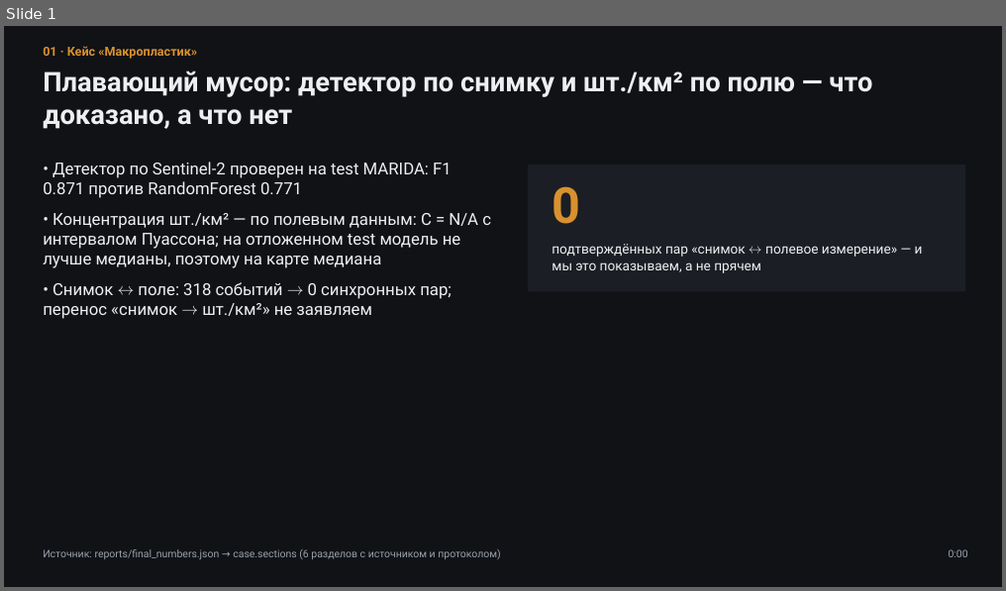
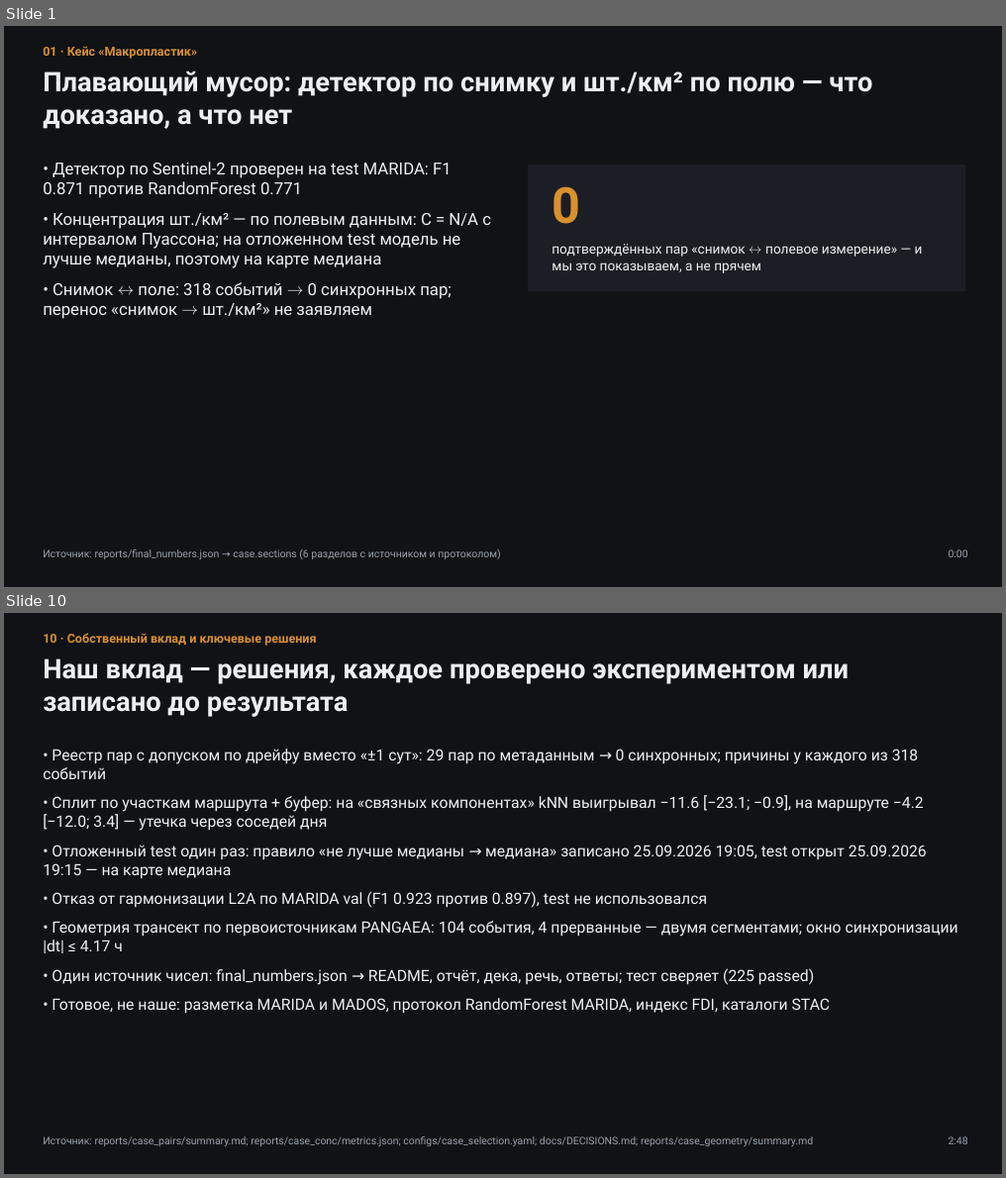
Before and after one commit to azama2t/final-cosmohack, a slide deck: reports/case_deck.pptx. Shown one above the other, each under a label of ours: slide 1 before the commit, slides 1 and 10 after it; the slides between them are not shown. The pictures are 1006x591 and 1006x1178 pixels, drawn with LibreOffice and Linux fonts; fonts in the diff are those of the drawing. Boxes give left, top, right and bottom in pixels: in the first picture for what was removed or moved away, otherwise in the second. Text is boxed around its words. In the diff, an @@ line names an element or a change of style, - is before the commit and + after.

Commit message:
docs(case): дека/речь/QA/демо по текущему режиму детектора (гармонизация выключена), слайд «собственный вклад и ключевые решения», раскрыта разметка ИИ-агентом; тест против чисел прежнего режима вне контекста; API: неизвестные параметры → 400, limit/offset, пустой query_id → 400; README: пример для PowerShell

```diff
--- a/reports/case_deck.pptx
+++ b/reports/case_deck.pptx
@@ slide 10 added at bbox=[4, 613, 1002, 1174], background #101216 @@
@@ text added at bbox=[43, 633, 316, 646], 12 pt, text #D9912E, bold @@
+10 · Собственный вклад и ключевые решения
@@ text added at bbox=[43, 659, 848, 717], 26 pt, text #EEEFF1, bold @@
+Наш вклад — решения, каждое проверено экспериментом или записано до результата
@@ text added at bbox=[43, 749, 958, 1014], 15 pt, text #EEEFF1 @@
+• Реестр пар с допуском по дрейфу вместо «±1 сут»: 29 пар по метаданным → 0 синхронных; причины у каждого из 318 событий
+• Сплит по участкам маршрута + буфер: на «связных компонентах» kNN выигрывал −11.6 [−23.1; −0.9], на маршруте −4.2 [−12.0; 3.4] — утечка через соседей дня
+• Отложенный test один раз: правило «не лучше медианы → медиана» записано 25.09.2026 19:05, test открыт 25.09.2026 19:15 — на карте медиана
+• Отказ от гармонизации L2A по MARIDA val (F1 0.923 против 0.897), test не использовался
+• Геометрия трансект по первоисточникам PANGAEA: 104 события, 4 прерванные — двумя сегментами; окно синхронизации |dt| ≤ 4.17 ч
+• Один источник чисел: final_numbers.json → README, отчёт, дека, речь, ответы; тест сверяет (225 passed)
+• Готовое, не наше: разметка MARIDA и MADOS, протокол RandomForest MARIDA, индекс FDI, каталоги STAC
@@ text added at bbox=[43, 1137, 813, 1147], 10 pt, text #9AA1AC @@
+Источник: reports/case_pairs/summary.md; reports/case_conc/metrics.json; configs/case_selection.yaml; docs/DECISIONS.md; reports/case_geometry/summary.md
@@ text added at bbox=[948, 1137, 968, 1145], 10 pt, text #9AA1AC @@
+2:48
```
Also in this commit, not shown: 11 slides changed, 23 other files.
